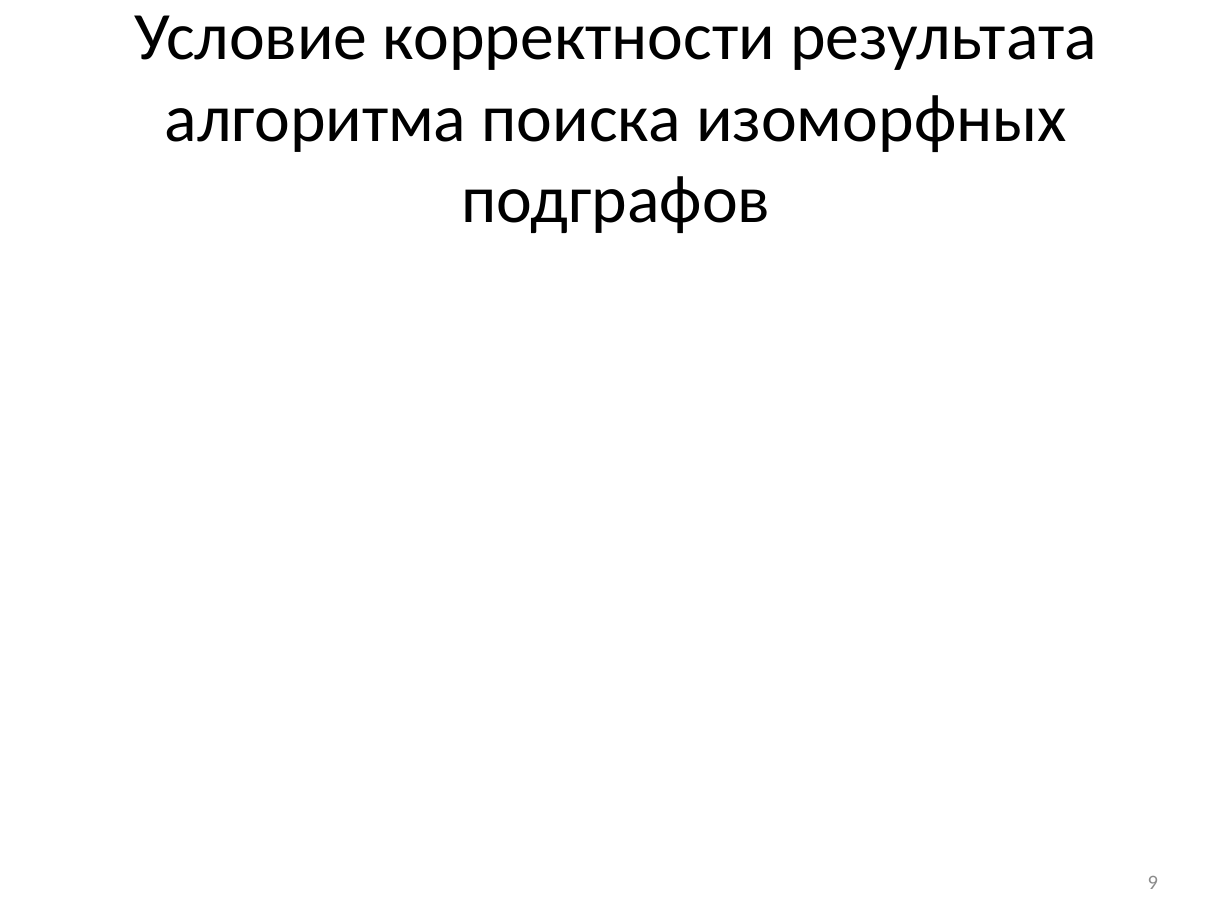
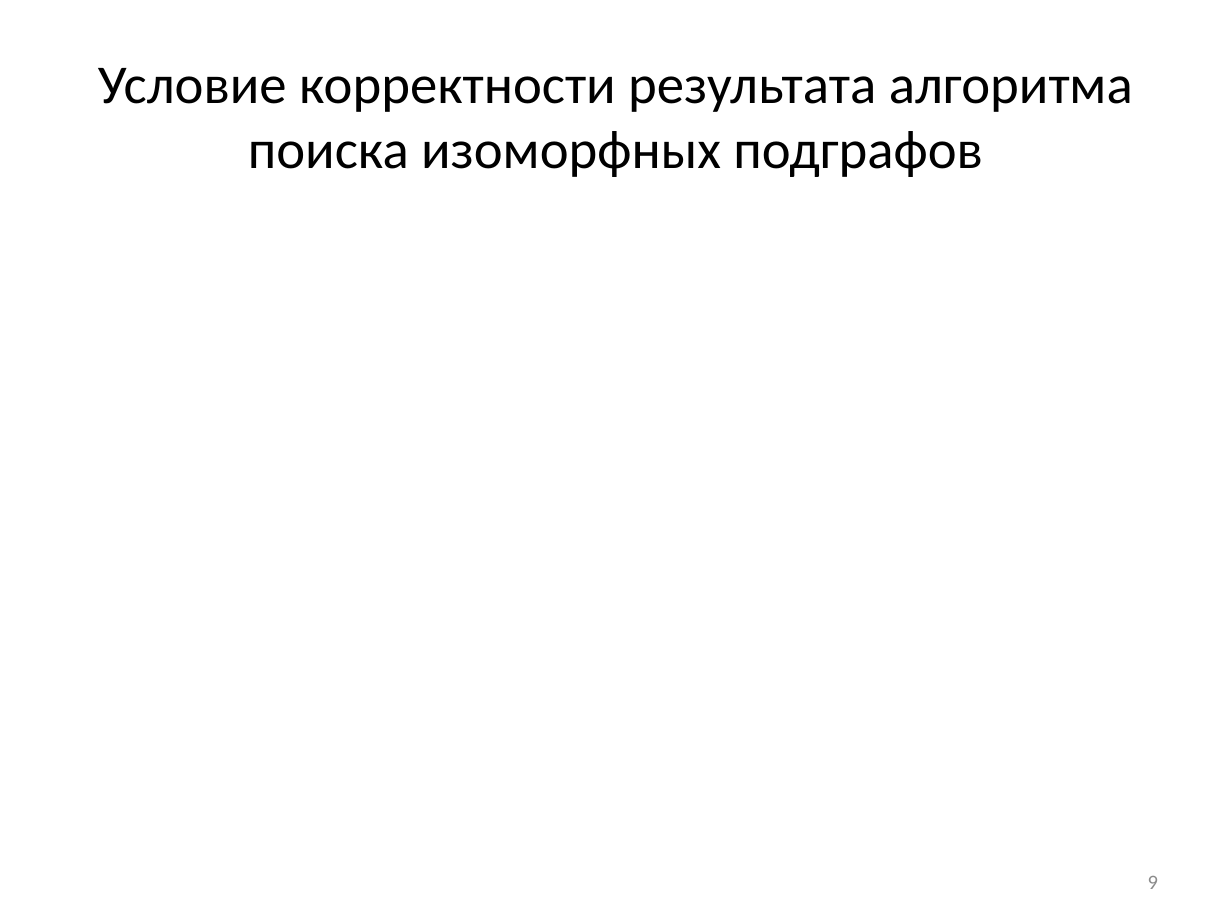
Before and after one commit to elsid/master, a slide deck: slide 9 of predefence/presentation.pptx. Drawn at 1232x924 pixels with LibreOffice and Linux fonts; fonts in the diff are those of the drawing; grey boxes stand for pictures. Boxes give left, top, right and bottom in pixels: in the first picture for what was removed or moved away, otherwise in the second. Text is boxed around its words. In the diff, an @@ line names an element or a change of style, - is before the commit and + after.

```diff
--- a/predefence/presentation.pptx
+++ b/predefence/presentation.pptx
@@ title "Условие корректности результата алгоритма поиска ..." at [98,68,1133,177]: size 39.6 to 32 pt @@
```
Also in this commit, not shown: 5 other slides changed, 4 other files.
